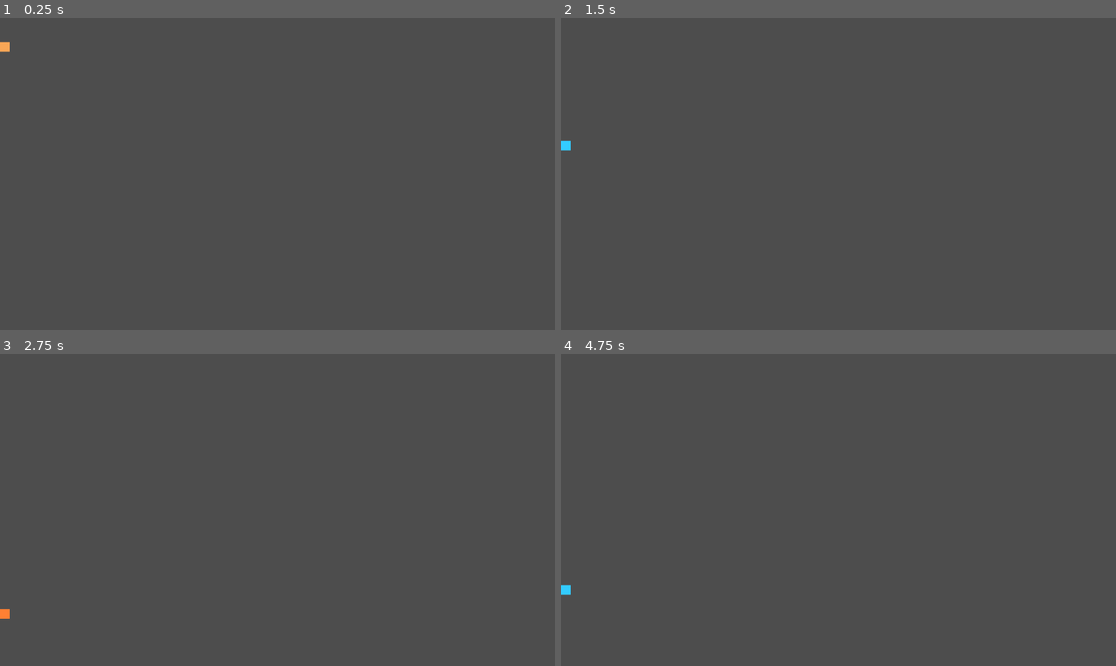
Above: before the commit, frames 1-4 (two rows, left to right).
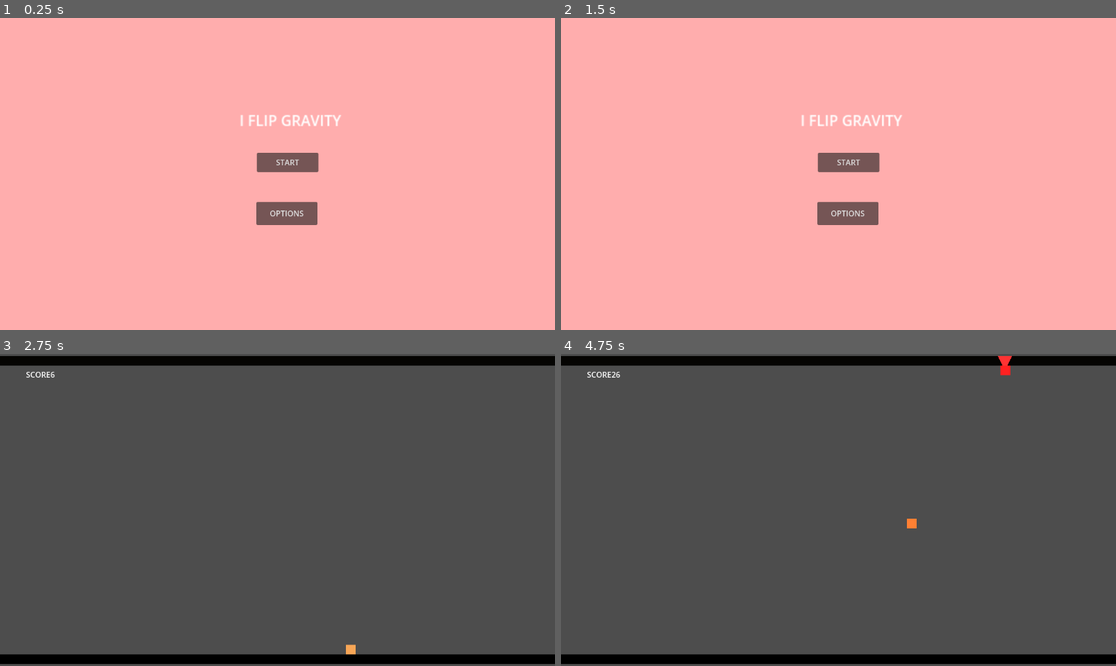
Above: after the commit, the same moments.

Repository: ansh33430w/I-flip-Gravity
Game: Godot game, scene res://scenes/mainmenu.tscn
Two runs of this game, one before a commit and one after it. Both use one fixed random seed, a clock stepped at 60 frames per second and the inputs below. Before the commit the project starts from res://scenes/character_body_2d.tscn.
Inputs (mouse positions are in pixels of both pictures, inside the frame that each line leads up to):
- Up to frame 1 (0.25 s): no input
- Up to frame 2 (1.5 s): click (849, 214) at 0.5 s, where only the run after the commit has a clickable "OPTIONS"; click (838, 227) at 1.25 s, where only the run after the commit has a clickable "MENU"
- Up to frame 3 (2.75 s): click (288, 497) at 2 s, where only the run after the commit has a clickable "START"
- Up to frame 4 (4.75 s): tap Enter (enter) at 2.75, 2.85, 3.6, 4.55 s; move the mouse to (960, 494) at 2.77 s; hold Right 2.78-3.53 s; click (960, 494) at 2.92 s; move the mouse to (727, 525) at 3.52 s; hold Down 3.53-4.28 s; move the mouse to (894, 441) at 4.27 s; hold Right from 4.28 s (still down); tap Alt at 4.35 s

The runs differ from the first frame. In frame 1, 100% of the frame differs, in the area x 0-100%, y 0-100%; in frame 2, 100%; in frame 3, 6.4%; in frame 4, 6.5%.

Commit message:
ADDED OPTION MENU AND BACK GROUND MUSIC

Diff:
--- a/project.godot
+++ b/project.godot
@@ -11,7 +11,7 @@
 [application]
 
 config/name="New Game Project"
-run/main_scene="uid://fyyoe5vf3xm1"
+run/main_scene="uid://cea1sc4qofuos"
 config/features=PackedStringArray("4.6", "Forward Plus")
 config/icon="res://icon.svg"
 
--- a/scenes/main.tscn
+++ b/scenes/main.tscn
@@ -2,6 +2,7 @@
 
 [ext_resource type="Script" uid="uid://blyusjbdydqg5" path="res://scripts/main.gd" id="1_0wfyh"]
 [ext_resource type="PackedScene" uid="uid://fyyoe5vf3xm1" path="res://scenes/character_body_2d.tscn" id="2_sugp2"]
+[ext_resource type="AudioStream" uid="uid://v1latxxxv2u0" path="res://alexzavesa-crash-protection-10943.mp3" id="3_sugp2"]
 
 [sub_resource type="RectangleShape2D" id="RectangleShape2D_sgp6g"]
 size = Vector2(1280, 20)
@@ -78,3 +79,7 @@
 offset_bottom = 427.0
 horizontal_alignment = 1
 vertical_alignment = 1
+
+[node name="AudioStreamPlayer" type="AudioStreamPlayer" parent="." unique_id=699329091]
+stream = ExtResource("3_sugp2")
+autoplay = true
--- /dev/null
+++ b/scenes/options.tscn
@@ -0,0 +1,52 @@
+[gd_scene format=3 uid="uid://bmxpvw37hc7s1"]
+
+[ext_resource type="Script" uid="uid://casymrailcenn" path="res://scripts/options.gd" id="1_c2u1v"]
+
+[node name="options" type="Control" unique_id=1729083114]
+layout_mode = 3
+anchors_preset = 15
+anchor_right = 1.0
+anchor_bottom = 1.0
+grow_horizontal = 2
+grow_vertical = 2
+script = ExtResource("1_c2u1v")
+
+[node name="ColorRect" type="ColorRect" parent="." unique_id=1190918585]
+layout_mode = 0
+offset_right = 1152.0
+offset_bottom = 648.0
+color = Color(0.57254905, 0.81960785, 1, 1)
+
+[node name="Button" type="Button" parent="." unique_id=971834924]
+layout_mode = 0
+offset_left = 516.0
+offset_top = 418.0
+offset_right = 635.0
+offset_bottom = 454.0
+text = "MENU	"
+
+[node name="HSlider" type="HSlider" parent="." unique_id=1656943719]
+layout_mode = 0
+offset_left = 588.0
+offset_top = 232.0
+offset_right = 690.0
+offset_bottom = 270.0
+
+[node name="Label" type="Label" parent="." unique_id=881825292]
+layout_mode = 0
+offset_left = 465.0
+offset_top = 238.0
+offset_right = 571.0
+offset_bottom = 323.0
+text = "VOLUME"
+
+[node name="Label2" type="Label" parent="." unique_id=1702291645]
+layout_mode = 0
+offset_left = 474.0
+offset_top = 123.0
+offset_right = 707.0
+offset_bottom = 174.46579
+scale = Vector2(1.535, 1.535)
+text = "OPTION MENU"
+
+[connection signal="pressed" from="Button" to="." method="_on_button_pressed"]
--- a/scripts/mainmenu.gd
+++ b/scripts/mainmenu.gd
@@ -10,4 +10,4 @@
 	get_tree().change_scene_to_file("res://scenes/main.tscn")
 
 func _on_option_pressed() -> void:
-	pass # Replace with function body.
+	get_tree().change_scene_to_file("res://scenes/options.tscn")
--- /dev/null
+++ b/scripts/options.gd
@@ -0,0 +1,19 @@
+extends Control
+
+
+func _ready() -> void:
+	$HSlider.value = db_to_linear(AudioServer.get_bus_volume_db(AudioServer.get_bus_index("Master")))
+	$HSlider.value_changed.connect(_on_volume_changed)
+
+
+
+func _on_volume_changed(value):
+	AudioServer.set_bus_volume_db(AudioServer.get_bus_index("Master"),linear_to_db(value))
+
+
+
+
+
+
+func _on_button_pressed() -> void:
+	get_tree().change_scene_to_file("res://scenes/mainmenu.tscn")
Not shown, added: alexzavesa-crash-protection-10943.mp3.import
Not shown, added: scripts/options.gd.uid
Not shown, added: alexzavesa-crash-protection-10943.mp3
